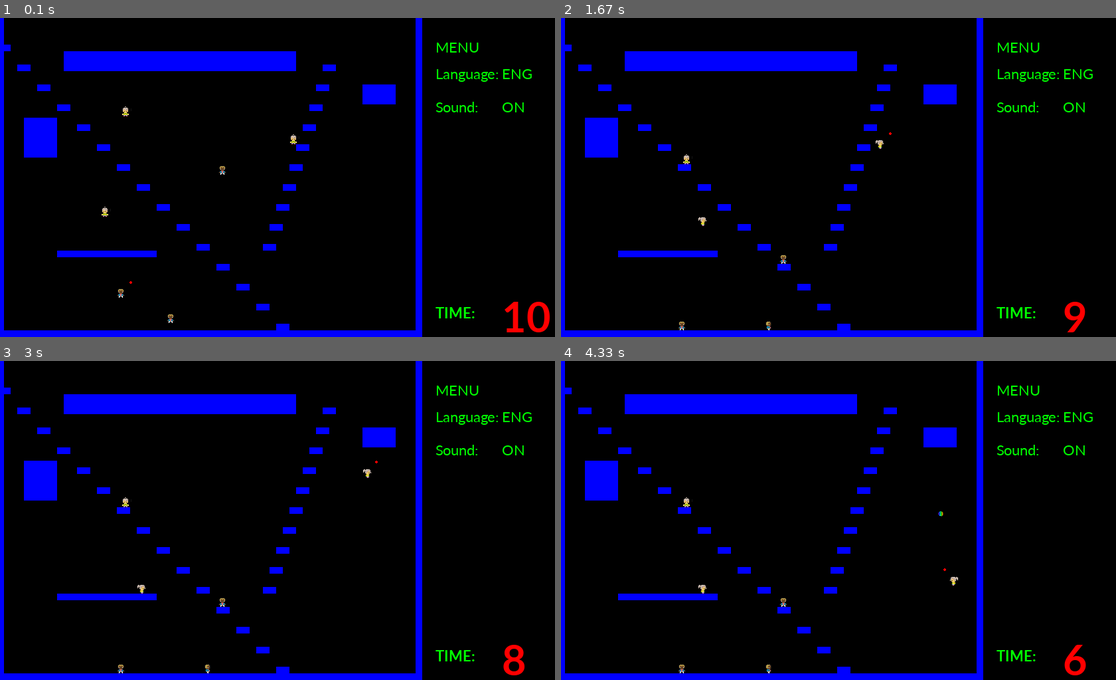
Above: before the commit, frames 1-4 (two rows, left to right).
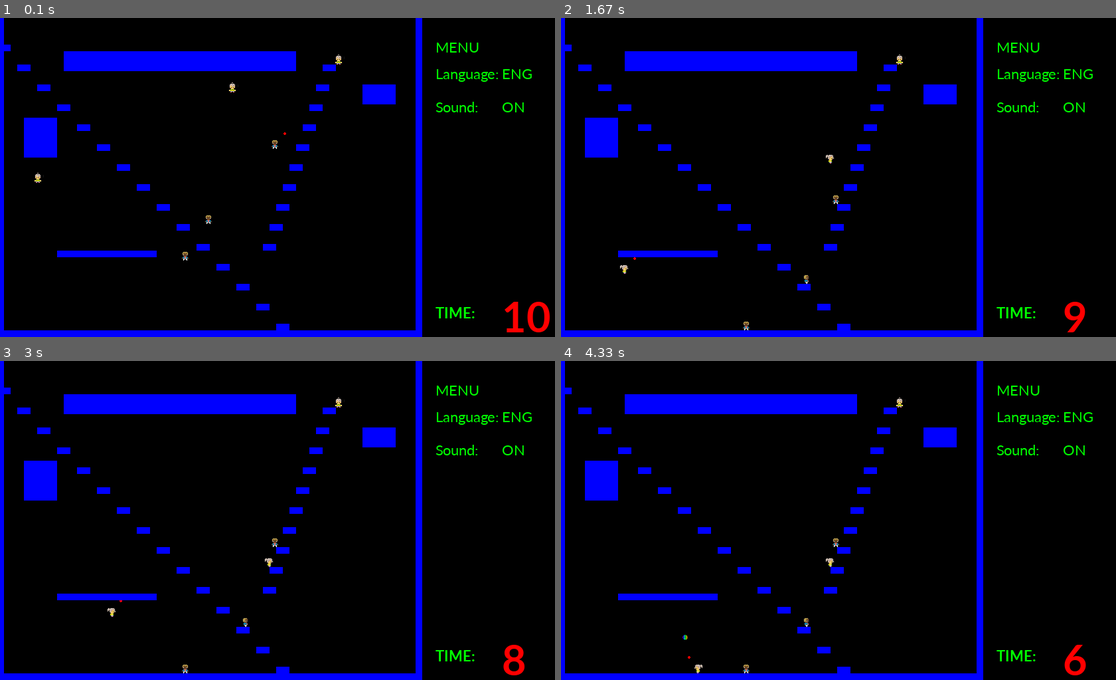
Above: after the commit, the same moments.

Repository: kaletap/Worms-Python-Game
Game: pygame game, started from worms.py
Two runs of this game, one before a commit and one after it. Both use one fixed random seed, a clock stepped at 60 frames per second and the inputs below.
Inputs (mouse positions are in pixels of both pictures, inside the frame that each line leads up to):
- Up to frame 1 (0.1 s): no input
- Up to frame 2 (1.67 s): hold Tab 0.33-0.8 s; hold Right 0.33-0.8 s; hold Backspace 0.83-1.3 s; hold Right 0.83-1.3 s; tap Space at 0.9, 1.2, 1.4 s; hold Tab from 1.33 s (still down); hold Right from 1.33 s (still down)
- Up to frame 3 (3 s): tap Space at 1.7, 2.23, 2.53, 2.73 s; release Tab at 1.8 s; release Right at 1.8 s; click (277, 539) at 1.88 s; hold Right 2.17-2.63 s; hold Up 2.67-2.97 s
- Up to frame 4 (4.33 s): click (666, 472) at 3.05 s; tap Enter at 3.33 s; hold Right 3.67-4.13 s; tap Space at 3.73, 4.03, 4.23 s; hold Left from 4.17 s (still down)

The runs differ from the first frame. In frame 1, 0.3% of the frame differs, in the area x 6-62%, y 11-96%; in frame 2, 0.3%; in frame 3, 0.3%; in frame 4, 0.3%, in the area x 21-72%, y 11-98%.

Commit message:
Added possibility to play multiple games, fixed minor bugs in stopping current worm, updated readme

Diff:
--- a/game_classes.py
+++ b/game_classes.py
@@ -304,6 +304,8 @@
         self.current_worm.change_x = 0
         self.current_worm.pressed_left = False
         self.current_worm.pressed_right = False
+        self.current_worm.jumping = False
+        self.current_worm.shooting = False
 
     def change_worm(self):
         """Changes worm to next one"""
--- a/menu_classes.py
+++ b/menu_classes.py
@@ -107,7 +107,8 @@
                 pygame.mixer.music.pause()
 
     def update_time(self, seconds, font=None):
-        if self.sound == ON and seconds == 2:
+        # Make a sound 1 second before it's time to change players
+        if self.sound == ON and seconds == 1:
             self.change_player_sound.play()
         self.time = seconds
         self.text_objects["time_display"] = TextObject(str(seconds),
--- a/worms.py
+++ b/worms.py
@@ -10,6 +10,8 @@
 
 
 def main(args):
+    print("Welcome to worms")
+
     pygame.mixer.pre_init(44100, -16, 2, 2048)
     pygame.mixer.init()
     pygame.init()
@@ -23,7 +25,10 @@
     # Music
     music_path = "sounds/battleTheme.mp3"
     pygame.mixer.music.load(music_path)
-    pygame.mixer.music.play()
+    pygame.mixer.music.play(loops=-1)
+
+    # Creating Menu
+    menu = Menu()
 
     # Background image
     background = pygame.image.load("graphics/RedPlanet.png").convert()
@@ -34,24 +39,6 @@
 
     sprite_sheet_path2 = os.path.join("graphics/Females", random.choice(player2_image_paths))
     sprite_sheet2 = SpriteSheet(sprite_sheet_path2)
-
-    # Creating worms
-    worms_player1 = [Worm(random.randrange(20, SCREEN_WIDTH-30),
-                   random.randrange(0, SCREEN_HEIGHT-20),
-                   sprite_sheet1) for _ in range(args.worms_number)]
-    worms_player2 = [Worm(random.randrange(20, SCREEN_WIDTH-30),
-                   random.randrange(0, SCREEN_HEIGHT-20),
-                   sprite_sheet2) for _ in range(args.worms_number)]
-    # Group containing all worms
-    worm_list = pygame.sprite.Group()
-    worm_list.add(*worms_player1, *worms_player2)
-
-    # Creating players
-    player1 = Player(*worms_player1, name=args.player1)
-    player2 = Player(*worms_player2, name=args.player2)
-
-    ## Creating gunpoint object:
-    gunpoint = GunPoint(player1.current_worm.rect.x+16+10, player1.current_worm.rect.y-10)
 
     # Creating walls
     wall_list = pygame.sprite.Group()
@@ -70,99 +57,133 @@
 
     wall_list.add(floor, right_block, left_block, block1, block2, block3, block4, *blocks, *other_blocks)
 
-    # Creating bullet list
-    bullet_list = pygame.sprite.Group()
-
-    # Creating Menu
-    menu = Menu()
-
-    print("Welcome to worms")
-
-    # Playing game
-    done, player1_lost, player2_lost = False, False, False
-    start = time.time()
     mode = PLAYER_1
-    while not done:
-        # Filling screen with black and adding background image
+    player1_wins = 0
+    player2_wins = 0
+    # main loop
+    for _ in range(args.rounds):
+        # Creating worms
+        worms_player1 = [Worm(random.randrange(20, SCREEN_WIDTH-30),
+                    random.randrange(0, SCREEN_HEIGHT-20),
+                    sprite_sheet1) for _ in range(args.worms_number)]
+        worms_player2 = [Worm(random.randrange(20, SCREEN_WIDTH-30),
+                    random.randrange(0, SCREEN_HEIGHT-20),
+                    sprite_sheet2) for _ in range(args.worms_number)]
+        # Group containing all worms
+        worm_list = pygame.sprite.Group()
+        worm_list.add(*worms_player1, *worms_player2)
+
+        # Creating players
+        player1 = Player(*worms_player1, name=args.player1)
+        player2 = Player(*worms_player2, name=args.player2)
+
+        ## Creating gunpoint object:
+        gunpoint = GunPoint(player1.current_worm.rect.x+16+10, player1.current_worm.rect.y-10)
+
+        # Creating bullet list
+        bullet_list = pygame.sprite.Group()
+
+        # Playing game
+        done, player1_lost, player2_lost = False, False, False
+        start = time.time()
+        while not done:
+            # Filling screen with black and adding background image
+            screen.fill(BLACK)
+            #screen.blit(background, (0, 0))
+
+            # Calculating how much time is left
+            time_left = args.time - int(time.time() - start)
+            menu.update_time(time_left)
+
+            # Changing players if time is up
+            if time_left < 0:
+                mode = PLAYER_2 if mode == PLAYER_1 else PLAYER_1
+                player1.stop_worm()
+                player2.stop_worm()
+                pygame.time.delay(1000)
+                start = time.time()
+
+            for event in pygame.event.get():
+                if event.type == pygame.QUIT:
+                    sys.exit()
+                # Backspace to change players (useful for debugging)
+                if event.type == pygame.KEYDOWN and event.key == pygame.K_BACKSPACE:
+                    mode = PLAYER_2 if mode == PLAYER_1 else PLAYER_1
+
+                elif event.type == pygame.MOUSEBUTTONDOWN:
+                    x, y = pygame.mouse.get_pos()
+                    menu.update_options(x, y)
+
+                if mode == PLAYER_1:
+                    if event.type == pygame.KEYDOWN and event.key == pygame.K_TAB:
+                        player1.stop_worm()
+                        player1.change_worm()
+                    player1.move(event, bullet_list)
+
+                elif mode == PLAYER_2:
+                    if event.type == pygame.KEYDOWN and event.key == pygame.K_TAB:
+                        player2.stop_worm()
+                        player2.change_worm()
+                    player2.move(event, bullet_list)
+
+            # Killling worms hitted by bullet
+            killed_worms = pygame.sprite.groupcollide(worm_list,
+                                                    bullet_list,
+                                                    dokilla=True,
+                                                    dokillb=True,
+                                                    collided = lambda x, y: collided(x, y, menu.sound))
+            player1_lost = player1.remove_worms(killed_worms.keys())
+            player2_lost = player2.remove_worms(killed_worms.keys())
+            done = player1_lost or player2_lost
+
+            # Deleting bullets which hitted wall
+            pygame.sprite.groupcollide(bullet_list, wall_list, dokilla=True, dokillb=False)
+
+            # Updating bullets and worms
+            bullet_list.update()
+            current_worm = player1.current_worm if mode==PLAYER_1 else player2.current_worm
+            worm_list.update(wall_list, gunpoint, current_worm)
+
+            # Drawing
+            pygame.draw.circle(screen, gunpoint.color, (gunpoint.x, gunpoint.y), gunpoint.radius)
+            worm_list.draw(screen)
+            bullet_list.draw(screen)
+            wall_list.draw(screen)
+
+            # Drawing menu and time
+            pygame.sprite.Group(menu.text_objects.values()).draw(screen)
+
+            clock.tick(FRAME_RATE)
+
+            pygame.display.flip()
+        # Give points to winner of this game and set mode to loser
+        if player1_lost:
+            player2_wins += 1
+            mode = PLAYER_1
+        else: # player2_lost
+             player1_wins += 1
+             mode = PLAYER_2
+
         screen.fill(BLACK)
-        #screen.blit(background, (0, 0))
-
-        # Calculating how much time is left
-        time_left = args.time - int(time.time() - start)
-        menu.update_time(time_left)
-
-        # Changing players if time is up
-        if time_left < 0:
-            mode = PLAYER_2 if mode == PLAYER_1 else PLAYER_1
-            player1.stop_worm()
-            player2.stop_worm()
-            changing_players_text = TextObject("Changing players", 50, 50, font=None, font_size=50)
-            pygame.sprite.Group(changing_players_text).draw(screen)
-            pygame.time.delay(1000)
-            start = time.time()
-
-
-        for event in pygame.event.get():
-            if event.type == pygame.QUIT:
-                sys.exit()
-            # Backspace to change players (useful for debugging)
-            if event.type == pygame.KEYDOWN and event.key == pygame.K_BACKSPACE:
-                mode = PLAYER_2 if mode == PLAYER_1 else PLAYER_1
-
-            elif event.type == pygame.MOUSEBUTTONDOWN:
-                x, y = pygame.mouse.get_pos()
-                menu.update_options(x, y)
-
-            if mode == PLAYER_1:
-                if event.type == pygame.KEYDOWN and event.key == pygame.K_TAB:
-                    player1.stop_worm()
-                    player1.change_worm()
-                player1.move(event, bullet_list)
-
-            elif mode == PLAYER_2:
-                if event.type == pygame.KEYDOWN and event.key == pygame.K_TAB:
-                    player2.stop_worm()
-                    player2.change_worm()
-                player2.move(event, bullet_list)
-
-        # Killling worms hitted by bullet
-        killed_worms = pygame.sprite.groupcollide(worm_list,
-                                                  bullet_list,
-                                                  dokilla=True,
-                                                  dokillb=True,
-                                                  collided = lambda x, y: collided(x, y, menu.sound))
-        player1_lost = player1.remove_worms(killed_worms.keys())
-        player2_lost = player2.remove_worms(killed_worms.keys())
-        done = player1_lost or player2_lost
-
-        # Deleting bullets which hitted wall
-        pygame.sprite.groupcollide(bullet_list, wall_list, dokilla=True, dokillb=False)
-
-        # Updating bullets and worms
-        bullet_list.update()
-        current_worm = player1.current_worm if mode==PLAYER_1 else player2.current_worm
-        worm_list.update(wall_list, gunpoint, current_worm)
-
-        # Drawing
-        pygame.draw.circle(screen, gunpoint.color, (gunpoint.x, gunpoint.y), gunpoint.radius)
-        worm_list.draw(screen)
-        bullet_list.draw(screen)
-        wall_list.draw(screen)
-
-        # Drawing menu and time
-        pygame.sprite.Group(menu.text_objects.values()).draw(screen)
-
-        clock.tick(FRAME_RATE)
-
+        screen.blit(background, (SCREEN_WIDTH // 2, 0))
+        font = pygame.font.SysFont('Calibri', 30, True, False)
+        player1_result_text = "{}: {}".format(args.player1, player1_wins)
+        player2_result_text = "{}: {}".format(args.player2, player2_wins)
+        player1_result = font.render(player1_result_text, False, RED)
+        player2_result = font.render(player2_result_text, False, RED)
+        screen.blit(player1_result, (50, 50))
+        screen.blit(player2_result, (50, 100))
         pygame.display.flip()
+        pygame.time.delay(2000)
 
     # Displaying game over and who won
     screen.fill(BLACK)
     screen.blit(background, (SCREEN_WIDTH // 2, 0))
     font = pygame.font.SysFont('Calibri', 50, True, False)
     game_over = font.render("GAME OVER", True, RED)
-    who_won_text = args.player1 if player2_lost else args.player2
-    who_won_text = "{} won!".format(who_won_text)
+    who_won_text = args.player1 + " wins!" if player1_wins > player2_wins \
+                                else args.player2 + " wins!" if player1_wins < player2_wins \
+                                else "Draw"
     who_won = font.render(who_won_text, False, RED)
     screen.blit(game_over, (50, 50))
     screen.blit(who_won, (50, 200))
@@ -175,9 +196,11 @@
     parser = argparse.ArgumentParser()
     parser.add_argument("-n", "--worms_number", type=int, default=3, help="Number of worms each player has")
     parser.add_argument("-t", "--time", type=int, default=10, help="Time per each player")
+    parser.add_argument("-r", "--rounds", type=int, default=4, help="Number of rounds")
+    #parser.add_argument("-p", "--point_limit", type=int, required=False, help="Number of points after which game ends")
     parser.add_argument("--no_menu", action="store_true", help="Don't display menu")
-    parser.add_argument("--player1", type=str, default="Player1", help="Name of first player")
-    parser.add_argument("--player2", type=str, default="Player2", help="Name of second player")
+    parser.add_argument("-p1", "--player1", type=str, default="Player1", help="Name of first player")
+    parser.add_argument("-p2", "--player2", type=str, default="Player2", help="Name of second player")
     args = parser.parse_args()
 
     main(args)
Not shown, changed: readme.md
